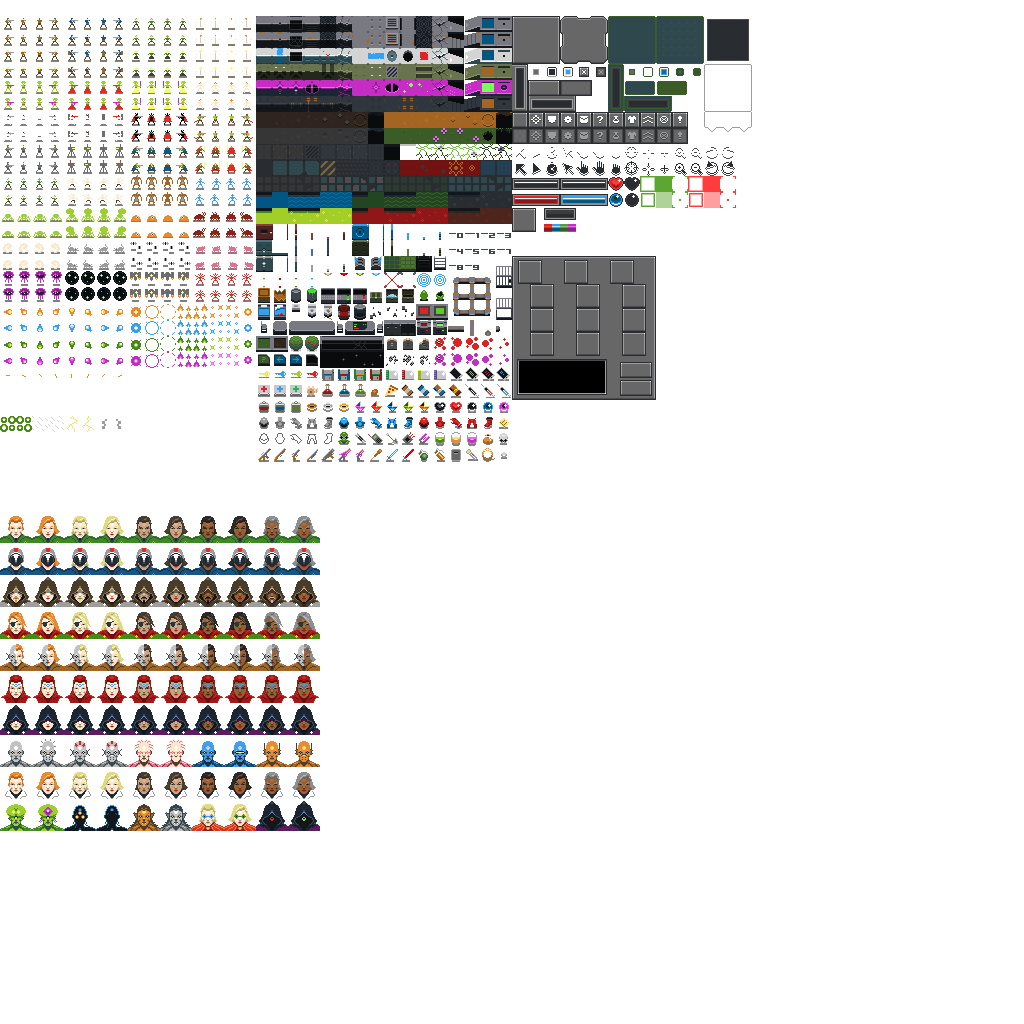
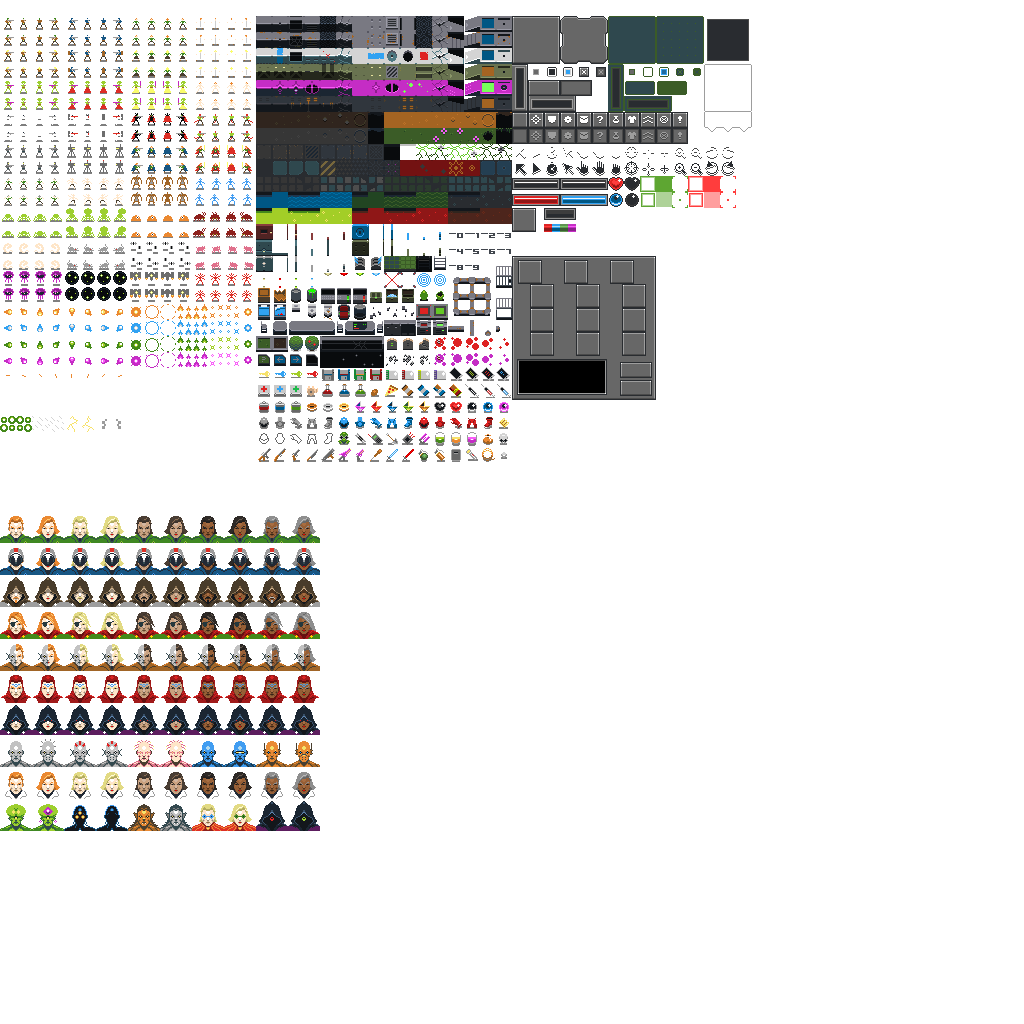
The second w=1024, h=1024 image is a revision of the first. Changes to its layers:
painted on "graphics.png" over (656, 207, 672, 208)
